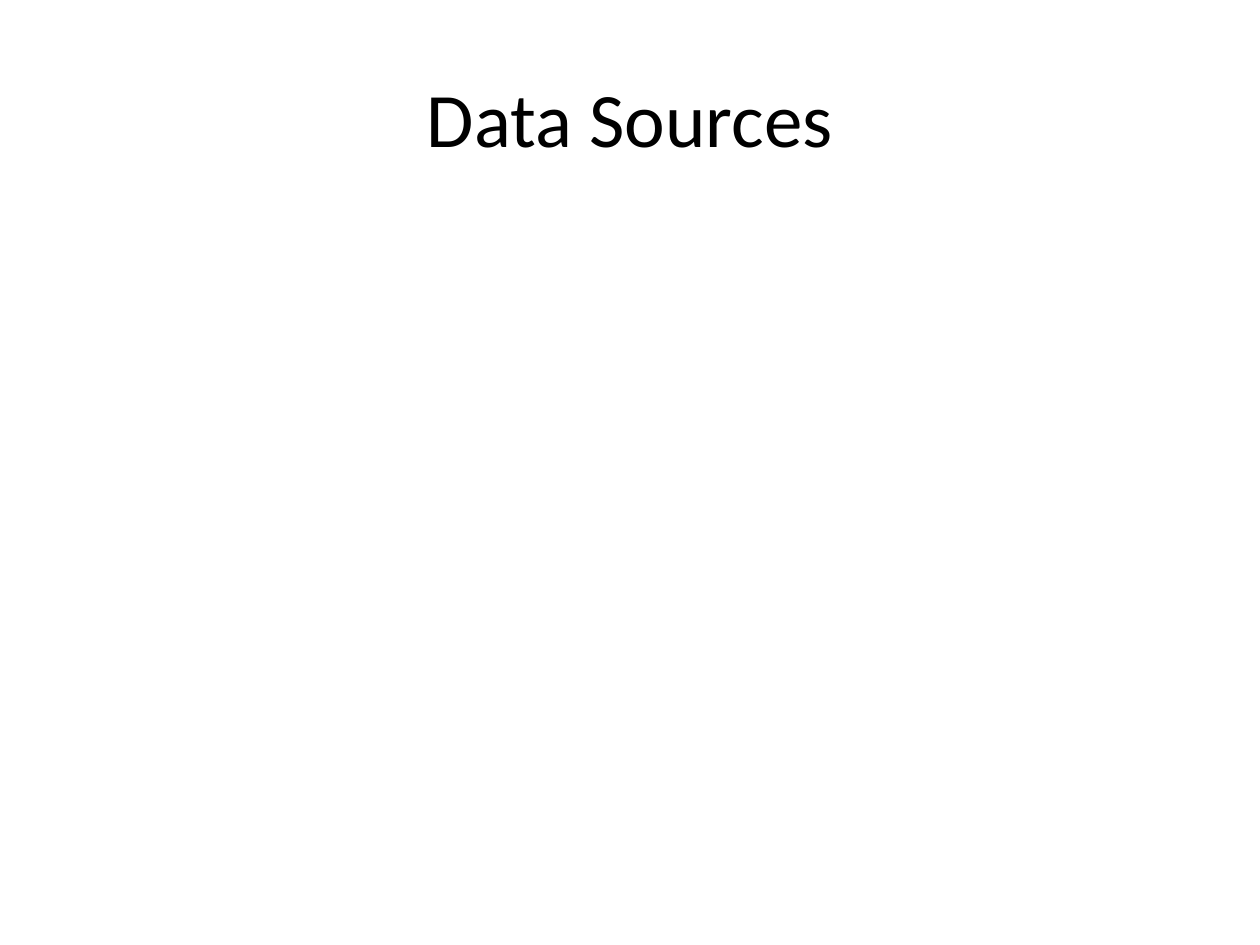
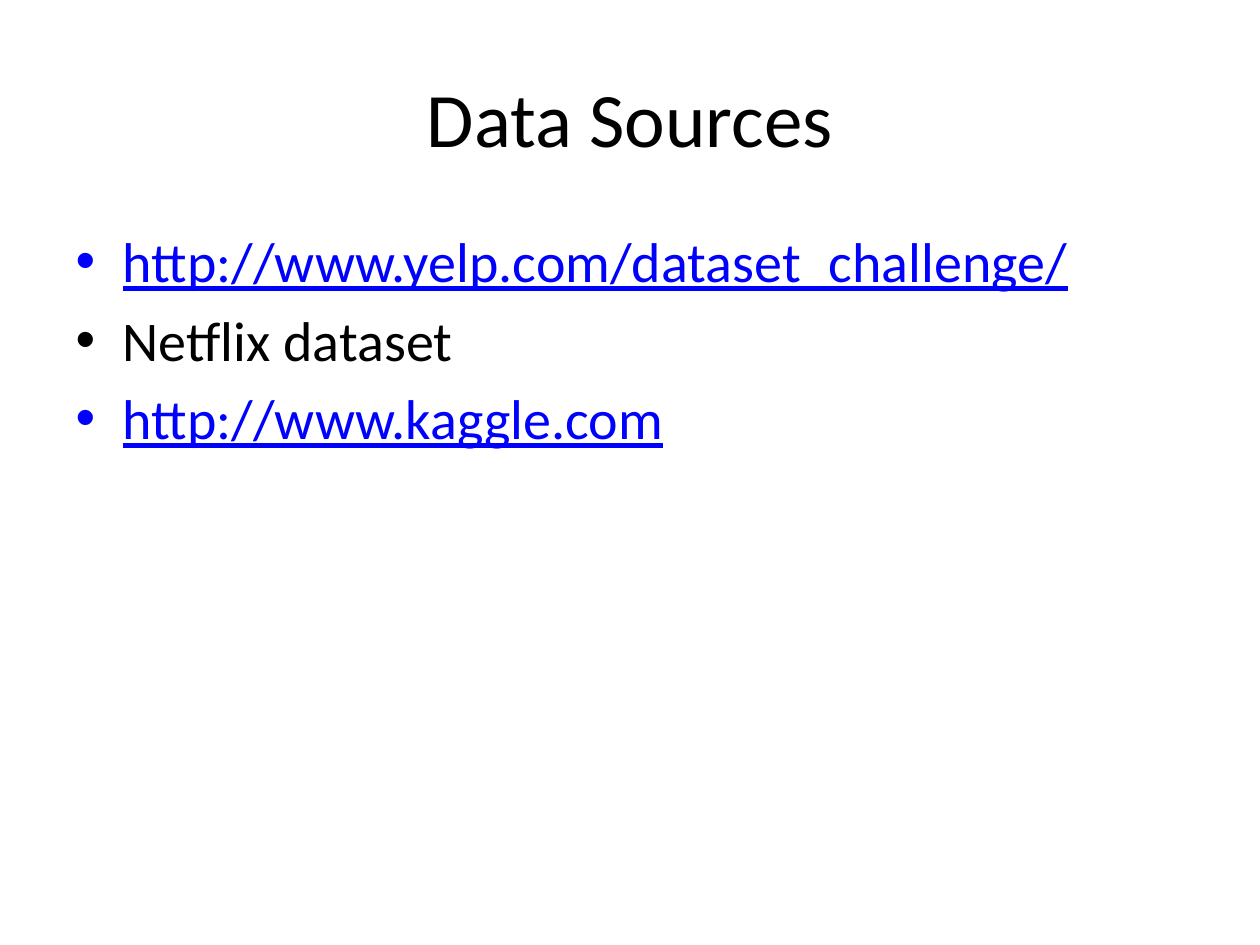
Before and after one commit to OpenDataMining/docs, a slide deck: slide 9 of ProblemStatements.pptx (slide 7 before the commit). Drawn at 1260x945 pixels with LibreOffice and Linux fonts; fonts in the diff are those of the drawing. Boxes give left, top, right and bottom in pixels: in the first picture for what was removed or moved away, otherwise in the second. Text is boxed around its words. In the diff, an @@ line names an element or a change of style, - is before the commit and + after.

```diff
--- a/ProblemStatements.pptx
+++ b/ProblemStatements.pptx
@@ text added at [123,243,1067,449], 32 pt, text #0000FF, underline @@
+• http://www.yelp.com/dataset_challenge/
+• Netflix dataset
+• http://www.kaggle.com
```
Also in this commit, not shown: 2 other slides changed, 4 slides added.
